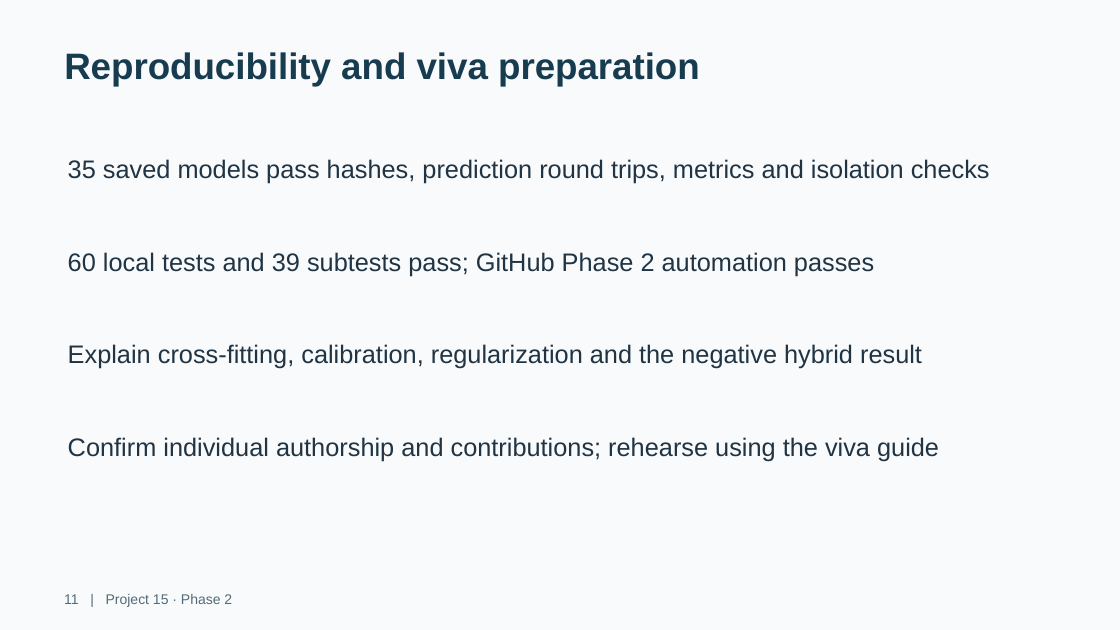
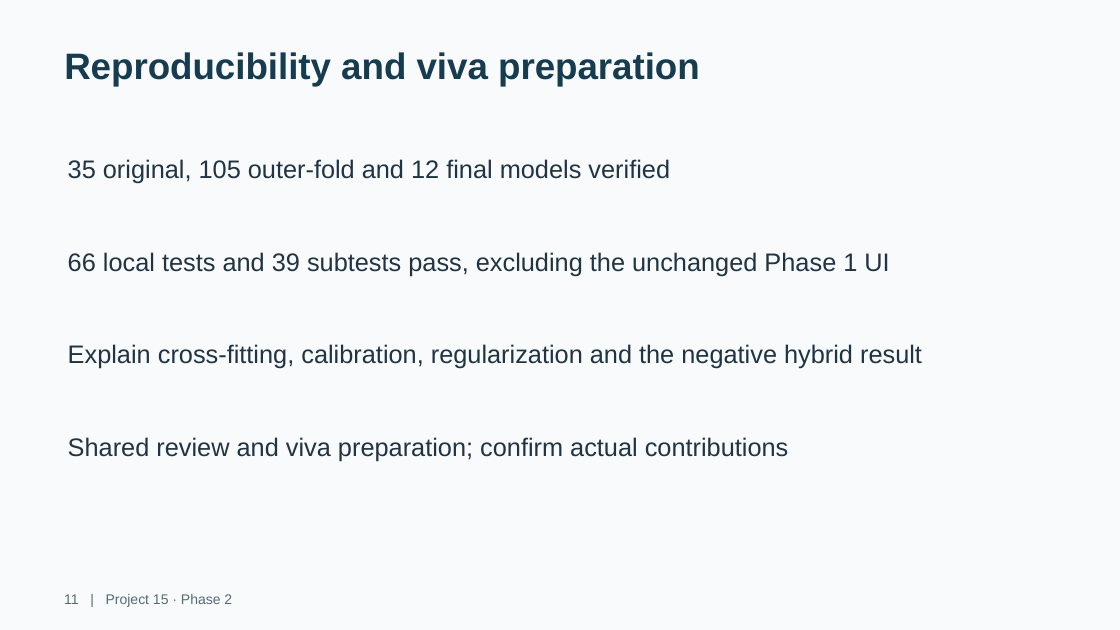
Before and after one commit to nishtha-09-gupta/AML_Capstone_Project, a slide deck: slide 11 of docs/phase2/phase2_presentation_with_followup.pptx. Drawn at 1120x630 pixels with LibreOffice and Linux fonts; fonts in the diff are those of the drawing. Boxes give left, top, right and bottom in pixels: in the first picture for what was removed or moved away, otherwise in the second. Text is boxed around its words. In the diff, an @@ line names an element or a change of style, - is before the commit and + after.

Commit message:
Address Phase 2 submission audit with verified authors, clearer limitations and presentation PDF

```diff
--- a/docs/phase2/phase2_presentation_with_followup.pptx
+++ b/docs/phase2/phase2_presentation_with_followup.pptx
@@ text at [68, 159, 670, 183]: text changed @@
-35 saved models pass hashes, prediction round trips, metrics and isolation checks
+35 original, 105 outer-fold and 12 final models verified
@@ text at [68, 252, 889, 276]: text changed @@
-60 local tests and 39 subtests pass; GitHub Phase 2 automation passes
+66 local tests and 39 subtests pass, excluding the unchanged Phase 1 UI
@@ text at [68, 437, 789, 462]: text changed @@
-Confirm individual authorship and contributions; rehearse using the viva guide
+Shared review and viva preparation; confirm actual contributions
```
Also in this commit, not shown: 5 other slides changed, 13 other files.
